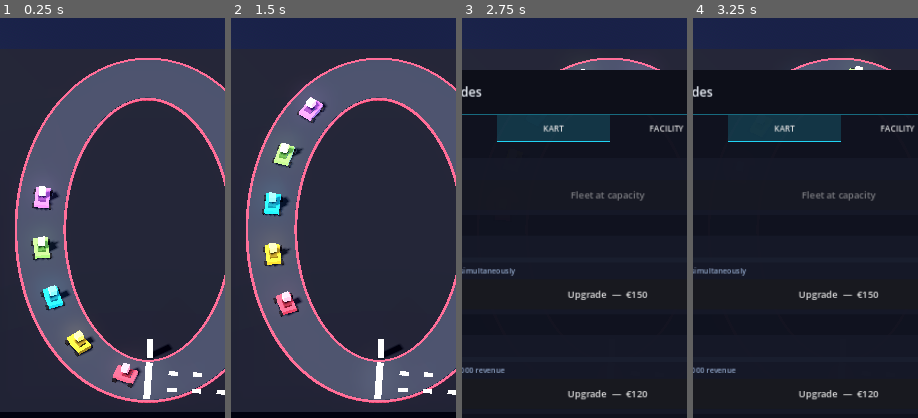
Above: before the commit, frames 1-4 (left to right).
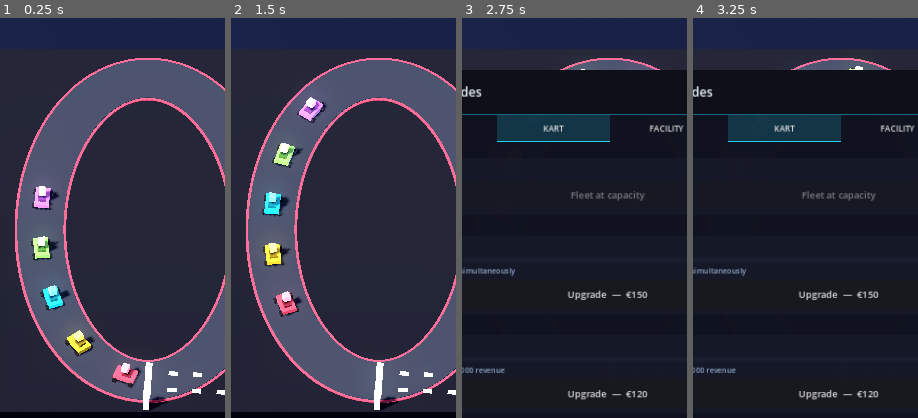
Above: after the commit, the same moments.

Repository: huubvreeker-create/Tycoon
Game: Godot game, scene res://scenes/main.tscn
The game is run twice, just before and just after one commit, with the same random seed, the same clock (stepped at 60 frames per second) and the same inputs.
Inputs:
- Up to frame 1 (0.25 s): no input
- Up to frame 2 (1.5 s): click "⚙" at 0.5 s; click "TRACK" at 1.25 s
- Up to frame 3 (2.75 s): click "KART" at 2 s
- Up to frame 4 (3.25 s): click "FACILITY" at 2.75 s
The pictures show only the part of the screen within x 17-67%, y 24-74%; the shares and areas given below are measured in that part.

The runs differ from the first frame. In frame 1, 0.5% of the frame differs, in the area x 63-77%, y 80-98%; in frame 2, 0.5%; in frame 3, less than 0.1%; in frame 4, less than 0.1%.

Commit message:
Tier-aware facility positioning + real pit-lane / track merge
Did a comprehensive QA pass across all 10 tiers + facility levels
1..100. Found multiple cases where the buildings clipped the track
because their offsets were fixed (12m / 5m / 1.8m etc.) while the
track itself grows asphalt + chicane amplitude per tier. At tier 6+
the pit lane and grandstand were literally sitting on the rumble
strip; cafeteria + merch awnings overlapped the track at high
facility levels.

scripts/facility_visuals.gd:
* New helpers _track_outer_x() / _track_outer_z() return the live
  outer rumble-strip extent (current_rx + asphalt_half + wave_amp +
  rumble_inset) so positions auto-track every tier change AND every
  per-level interpolation.
* _track_rx() / _track_rz() now use Track.current_rx() /
  current_rz() (interpolated) instead of the discrete tier table —
  facilities now move smoothly with each upgrade, not in jumps.
* Cafeteria — patio NEAR edge anchored at -track_outer_x(4), so
  patio + awning + tables never reach the rumble strip at any
  tier / level combination.
* Merch shop — awning NEAR edge anchored at +track_outer_x(4),
  same logic on the +X end.
* Pit lane — pit_lane_z = track_outer_z(3) + width/2, so the pit
  wall sits exactly 3m beyond the rumble strip at every tier (was
  literally inside the asphalt at tier 6+).
* Pit-lane connectors REBUILT — they now end on the actual track
  oval at angle 60° (right) / 120° (left), pushed slightly outward
  along the oval's normal, so each connector visibly merges with
  the asphalt at every tier instead of dangling in empty grass.
* Grandstand main stand — front edge anchored at
  -track_outer_z(1.5), so the bottom row never sits on the rumble
  strip at any tier (was on the asphalt from tier 2 onward).
* Grandstand side stands — same treatment with
  -track_outer_x(1.5) / +track_outer_x(1.5).
* Lounge — anchored at -track_outer_z(9) so it sits behind the
  grandstand with breathing room.
* Marketing tower — anchored at the corner
  (track_outer_x(3.5), track_outer_z(3.5)).
* Parking lot — anchored at the diagonally-opposite corner using
  track_outer_x(5) / track_outer_z(4), so the lot stays clear at
  any tier.

scripts/track.gd:
* Start/finish PODIUM was being placed on the perpendicular that
  points TOWARD the oval centre — i.e. inside the asphalt. Now
  uses the OUTWARD perpendicular (tangent.z, 0, -tangent.x) so
  the podium pillar stands on grass next to the start line.
* Grid markers continue to use the inward perpendicular (kept on
  the asphalt) — alternates ± per slot for the staggered F1 grid.

Verified by computing positions across all 10 tiers at facility
levels 1 + 100 — every facility maintains its safety gap to the
rumble strip at every combination.

https://claude.ai/code/session_01Sbv8ExRy1Fimm5caf9TfDv

Diff:
--- a/scripts/facility_visuals.gd
+++ b/scripts/facility_visuals.gd
@@ -87,11 +87,26 @@
 # ---------------------------------------------------------------------------
 # Helpers
 # ---------------------------------------------------------------------------
+# Use the LIVE track radii (which interpolate continuously between
+# tiers) so facilities reposition smoothly each upgrade tap.
 func _track_rx() -> float:
-	return _track.TIER_TRACK_RX[_track.track_tier()]
+	return _track.current_rx()
 
 func _track_rz() -> float:
-	return _track.TIER_TRACK_RZ[_track.track_tier()]
+	return _track.current_rz()
+
+# Outer extent of the asphalt (= rumble-strip outer edge) in world units
+# along each axis. Uses the live (interpolated) track values so it stays
+# in sync with per-level track growth, plus the rumble inset baseline.
+const _RUMBLE_INSET_VAL: float = 0.18
+
+func _track_outer_x(margin: float = 0.0) -> float:
+	return _track.current_rx() + _track.current_asphalt_width() * 0.5 \
+		+ _track.current_wave_amp() + _RUMBLE_INSET_VAL + margin
+
+func _track_outer_z(margin: float = 0.0) -> float:
+	return _track.current_rz() + _track.current_asphalt_width() * 0.5 \
+		+ _track.current_wave_amp() + _RUMBLE_INSET_VAL + margin
 
 func _make_box(parent: Node3D, size: Vector3, pos: Vector3, color: Color, emissive: float = 0.0) -> MeshInstance3D:
 	var mi := MeshInstance3D.new()
@@ -152,13 +167,19 @@
 func _build_cafeteria(parent: Node3D, level: int) -> void:
 	# A real café: main building + covered patio + tables with parasols
 	# + signage on the front.  Sits on the LEFT (-X) side of the venue.
-	var rx := _track_rx()
 	var w: float = 5.0 + level * 0.18
 	var d: float = 4.5 + level * 0.16
 	var h: float = 3.0 + level * 0.12
-	# Building far enough out that the patio in front of it never touches
-	# the track's rumble strip, even at high facility levels.
-	var building_pos := Vector3(-rx - 12.0 - w * 0.5, h * 0.5, 0.0)
+	var patio_d: float = 2.5 + level * 0.08
+	# The patio extends from the building toward the track. Anchor the
+	# patio's near edge at (track outer + safety) so it never clips the
+	# rumble strip — works at every tier and every facility level.
+	const SAFETY: float = 4.0
+	var patio_near_x: float = -_track_outer_x(SAFETY)
+	# patio_near_x = patio_pos.x - patio_d * 0.5
+	# patio_pos.x  = building_pos.x + w * 0.5 + patio_d * 0.5
+	# building_pos.x = patio_near_x - w * 0.5 - patio_d
+	var building_pos := Vector3(patio_near_x - w * 0.5 - patio_d, h * 0.5, 0.0)
 
 	# Main building.
 	_make_box(parent, Vector3(w, h, d), building_pos, _CAFETERIA_COLOR.darkened(0.55))
@@ -169,7 +190,6 @@
 		Vector3(0.06, 0.40, d * 0.85))
 
 	# Patio in front of the building (between building and track).
-	var patio_d: float = 2.5 + level * 0.08
 	var patio_pos: Vector3 = building_pos + Vector3(w * 0.5 + patio_d * 0.5, -h * 0.5 + 0.05, 0)
 	_make_box(parent, Vector3(patio_d, 0.10, d * 0.95),
 		patio_pos, _CAFETERIA_COLOR.darkened(0.7))
@@ -231,8 +251,12 @@
 	# Pit straight runs along the long axis (X) on the +Z side.
 	var pit_lane_width: float = 2.6 + level * 0.06
 	var pit_lane_length: float = rx * 1.2
-	# Sit the pit lane comfortably outside the track's rumble strip.
-	var pit_lane_z: float = rz + 5.0 + pit_lane_width * 0.5
+	# Anchor the pit-lane's NEAR edge (the side facing the track) at
+	# `track_outer_z + SAFETY` so it never overlaps the rumble strip,
+	# even at high tiers where the chicane wave pushes the asphalt
+	# outward by several metres.
+	const SAFETY: float = 3.0
+	var pit_lane_z: float = _track_outer_z(SAFETY) + pit_lane_width * 0.5
 	# Asphalt
 	_make_box(parent, Vector3(pit_lane_length, 0.08, pit_lane_width),
 		Vector3(0, 0.04, pit_lane_z),
@@ -286,33 +310,40 @@
 		Vector3(0, bay_h + 0.10, garage_z),
 		_PIT_LANE_COLOR.darkened(0.35))
 
-	# Connector slips at the two ends of the pit straight, actually
-	# bridging the gap between the pit lane and the main track. Each
-	# connector is a long thin asphalt slab whose midpoint sits in the
-	# gap (z = midway between track edge and pit lane) and whose long
-	# axis points from the pit lane straight toward the track edge.
+	# Connector slips bridging the pit straight to the main track.
+	# Each end of the pit lane gets a connector whose START is the end
+	# of the pit straight, and whose END sits ON the track oval at
+	# 60° (right side) or 120° (left side) — so the slip visibly
+	# merges into the asphalt instead of dangling in empty space.
 	var connector_width: float = pit_lane_width * 0.85
-	var gap_z: float = pit_lane_z - rz                  # asphalt-to-asphalt gap
-	var x_run: float = 4.0                              # how far the connector tilts in X
-	var connector_length: float = sqrt(gap_z * gap_z + x_run * x_run) + 1.0
 	for sign_x: int in [-1, 1]:
-		var pit_end_x: float = float(sign_x) * (pit_lane_length * 0.5)
-		var track_end_x: float = pit_end_x - float(sign_x) * x_run
-		var mid_x: float = (pit_end_x + track_end_x) * 0.5
-		var mid_z: float = (pit_lane_z + rz) * 0.5
+		var start_pos := Vector3(float(sign_x) * pit_lane_length * 0.5, 0.04, pit_lane_z)
+		# Angle on the oval: 60° on the +X side, 120° on the -X side.
+		var t_angle: float = (PI / 3.0) if sign_x > 0 else (2.0 * PI / 3.0)
+		# Push the endpoint slightly OUTSIDE the rumble strip along
+		# the oval's outward normal, so the connector visibly overlaps
+		# the asphalt's outer edge.
+		var oval_x: float = rx * cos(t_angle)
+		var oval_z: float = rz * sin(t_angle)
+		var n_raw := Vector2(rz * cos(t_angle), rx * sin(t_angle))
+		var n := n_raw.normalized()
+		var outer_offset: float = _track.current_asphalt_width() * 0.5 + _track.current_wave_amp() + _RUMBLE_INSET_VAL
+		var end_pos := Vector3(oval_x + n.x * outer_offset, 0.04, oval_z + n.y * outer_offset)
+		var direction := end_pos - start_pos
+		var length: float = direction.length()
+		if length < 0.01:
+			continue
+		var center := (start_pos + end_pos) * 0.5
 		var connector := MeshInstance3D.new()
 		var bm := BoxMesh.new()
-		bm.size = Vector3(connector_length, 0.08, connector_width)
+		bm.size = Vector3(length, 0.08, connector_width)
 		connector.mesh = bm
 		var mat := StandardMaterial3D.new()
 		mat.albedo_color = asphalt_color
 		mat.roughness = 0.85
 		connector.material_override = mat
-		connector.position = Vector3(mid_x, 0.04, mid_z)
-		# Long axis (local +X) should point from pit_end → track_end.
-		var dx: float = track_end_x - pit_end_x
-		var dz: float = rz - pit_lane_z       # negative (track is at smaller z)
-		connector.rotation.y = atan2(-dz, dx)
+		connector.position = center
+		connector.rotation.y = atan2(-direction.z, direction.x)
 		parent.add_child(connector)
 
 	# One large click area covering the pit straight + garages.
@@ -326,13 +357,15 @@
 func _build_lounge(parent: Node3D, level: int) -> void:
 	# Multi-storey hospitality block with glass strips on three sides and
 	# a roof terrace. Scales taller with level.
-	var rz := _track_rz()
 	var w: float = 5.0 + level * 0.18
 	var d: float = 5.0 + level * 0.18
 	var floors: int = clampi(2 + level / 3, 2, 6)
 	var floor_h: float = 1.4
 	var h: float = floor_h * float(floors) + 0.6
-	var pos := Vector3(0.0, h * 0.5, -rz - 7.0 - d * 0.3)
+	# Sit BEHIND the grandstand on the -Z spectator side, with enough
+	# margin that the grandstand has room between the lounge and track.
+	const SAFETY: float = 9.0
+	var pos := Vector3(0.0, h * 0.5, -_track_outer_z(SAFETY) - d * 0.5)
 
 	# Main tower
 	_make_box(parent, Vector3(w, h, d), pos, _LOUNGE_COLOR.darkened(0.55))
@@ -382,12 +415,18 @@
 func _build_merch_shop(parent: Node3D, level: int) -> void:
 	# Green kiosk at the +X end of the venue (other end from the
 	# cafeteria — we leave +Z free for the pit complex).
-	var rx := _track_rx()
 	var w: float = 3.5 + level * 0.18
 	var d: float = 3.0 + level * 0.14
 	var h: float = 2.2 + level * 0.10
-	# Far enough out that the awning in front never touches the track.
-	var pos := Vector3(rx + 8.0 + w * 0.5, h * 0.5, 0.0)
+	# Awning extends w*0.4 toward the track from the building's near
+	# edge, so anchor that NEAR edge of the awning at track_outer + safety.
+	const SAFETY: float = 4.0
+	var awning_extent: float = w * 0.4
+	# pos.x = building center; building near edge = pos.x - w/2;
+	# awning near edge = pos.x - w/2 - awning_extent
+	# We want awning near edge = +track_outer + safety
+	# => pos.x = track_outer + safety + awning_extent + w/2
+	var pos := Vector3(_track_outer_x(SAFETY) + awning_extent + w * 0.5, h * 0.5, 0.0)
 	_make_box(parent, Vector3(w, h, d), pos, _MERCH_COLOR.darkened(0.55))
 	# Sign band on the side facing the track.
 	_make_label_strip(parent, _MERCH_COLOR,
@@ -514,14 +553,15 @@
 	# track tier — a tier-4 venue's stands are bigger than a tier-1
 	# venue's at the same facility level.
 	var tier_scale: float = 1.0 + (_track.track_tier() - 1) * 0.30
-	var rx := _track_rx()
-	var rz := _track_rz()
 
 	# Main stand on the spectator side (-Z), opposite the pit complex.
+	# Anchor the FRONT (track-facing) edge at -(track_outer + safety)
+	# so the bottom row never sits on the rumble strip at any tier.
 	var main_w: float = (8.0 + level * 0.55) * tier_scale
 	var main_d: float = 2.6 + level * 0.10
 	var main_h: float = (1.2 + level * 0.18) * tier_scale
-	var main_z: float = -rz - 1.8 - main_d * 0.5
+	const MAIN_SAFETY: float = 1.5
+	var main_z: float = -_track_outer_z(MAIN_SAFETY) - main_d * 0.5
 	_make_grandstand_block(parent, Vector3(0, 0, main_z),
 		Vector3(main_w, main_h, main_d), level, false)
 
@@ -531,13 +571,15 @@
 		var side_w: float = (5.0 + side_levels * 0.4) * tier_scale
 		var side_d: float = 2.4 + side_levels * 0.08
 		var side_h: float = (1.0 + side_levels * 0.12) * tier_scale
+		const SIDE_SAFETY: float = 1.5
+		var side_x_offset: float = _track_outer_x(SIDE_SAFETY) + side_d * 0.5
 		# West stand at -X end
 		_make_grandstand_block(parent,
-			Vector3(-rx - 1.8 - side_d * 0.5, 0, 0),
+			Vector3(-side_x_offset, 0, 0),
 			Vector3(side_d, side_h, side_w), side_levels, true)
 		# East stand at +X end
 		_make_grandstand_block(parent,
-			Vector3(rx + 1.8 + side_d * 0.5, 0, 0),
+			Vector3(side_x_offset, 0, 0),
 			Vector3(side_d, side_h, side_w), side_levels, true)
 
 	# One large click area covering the main stand area.
@@ -608,8 +650,6 @@
 	# A flat asphalt slab outside the venue with painted parking-space
 	# lines and a few visiting cars. Sits in the (-X, -Z) corner so it
 	# doesn't fight any other facility for space.
-	var rx := _track_rx()
-	var rz := _track_rz()
 
 	# More rows / cols as the lot is upgraded.
 	var rows: int = clampi(2 + level / 6, 2, 12)
@@ -618,10 +658,14 @@
 	var space_d: float = 2.8
 	var lot_w: float = float(cols) * space_w
 	var lot_d: float = float(rows) * space_d
+	# Anchor against track outer + safety so it never overlaps the
+	# track at any tier.
+	const SAFETY_X: float = 5.0
+	const SAFETY_Z: float = 4.0
 	var center := Vector3(
-		-rx - 6.0 - lot_w * 0.5,
+		-_track_outer_x(SAFETY_X) - lot_w * 0.5,
 		0.05,
-		-rz - 4.0 - lot_d * 0.5
+		-_track_outer_z(SAFETY_Z) - lot_d * 0.5
 	)
 
 	# Asphalt slab.
@@ -689,10 +733,11 @@
 	# Marketing tower: tall pole with a glowing billboard at the top.
 	# Sits at the (+X, +Z) corner, away from cafeteria / merch / pit
 	# / lounge / parking. Pole + billboard scale with level.
-	var rx := _track_rx()
-	var rz := _track_rz()
 	var pole_h: float = 5.5 + float(level) * 0.35
-	var pos := Vector3(rx + 4.0, 0.0, rz + 4.0)
+	# Anchor against track outer + safety so the pole never sits on
+	# the rumble strip at any tier.
+	const SAFETY: float = 3.5
+	var pos := Vector3(_track_outer_x(SAFETY), 0.0, _track_outer_z(SAFETY))
 
 	# Pole (dark metal)
 	var pole := MeshInstance3D.new()
--- a/scripts/track.gd
+++ b/scripts/track.gd
@@ -602,9 +602,14 @@
 	pmat.emission = Color(0.96, 0.97, 1.0)
 	pmat.emission_energy_multiplier = 0.5
 	podium.material_override = pmat
-	# Offset the podium perpendicular to the track to one side.
-	var perp := Vector3(-tangent.z, 0, tangent.x).normalized()
-	podium.position = start_pos + perp * (w * 0.55 + 0.4) + Vector3(0, 0.8, 0)
+	# Outward perpendicular = the side that points AWAY from the oval
+	# centre. With the curve parametrised counter-clockwise this is
+	# (tangent.z, 0, -tangent.x) — used to push the podium to grass.
+	var perp_out: Vector3 = Vector3(tangent.z, 0, -tangent.x).normalized()
+	podium.position = start_pos + perp_out * (w * 0.55 + 0.4) + Vector3(0, 0.8, 0)
+	# Inward perp (opposite direction) keeps the grid markers ON the
+	# asphalt; alternating ± gives the staggered F1 grid layout.
+	var perp_grid: Vector3 = -perp_out
 	start_finish_root.add_child(podium)
 
 	# Starting-grid markers behind the finish line, alternating sides
@@ -616,7 +621,7 @@
 		var side_sign: float = -1.0 if (i % 2 == 0) else 1.0
 		var marker_pos: Vector3 = start_pos \
 			- tangent * back_distance \
-			+ perp * (side_sign * w * 0.22)
+			+ perp_grid * (side_sign * w * 0.22)
 		var marker := MeshInstance3D.new()
 		var mbm := BoxMesh.new()
 		mbm.size = Vector3(0.6, 0.05, 0.30)
